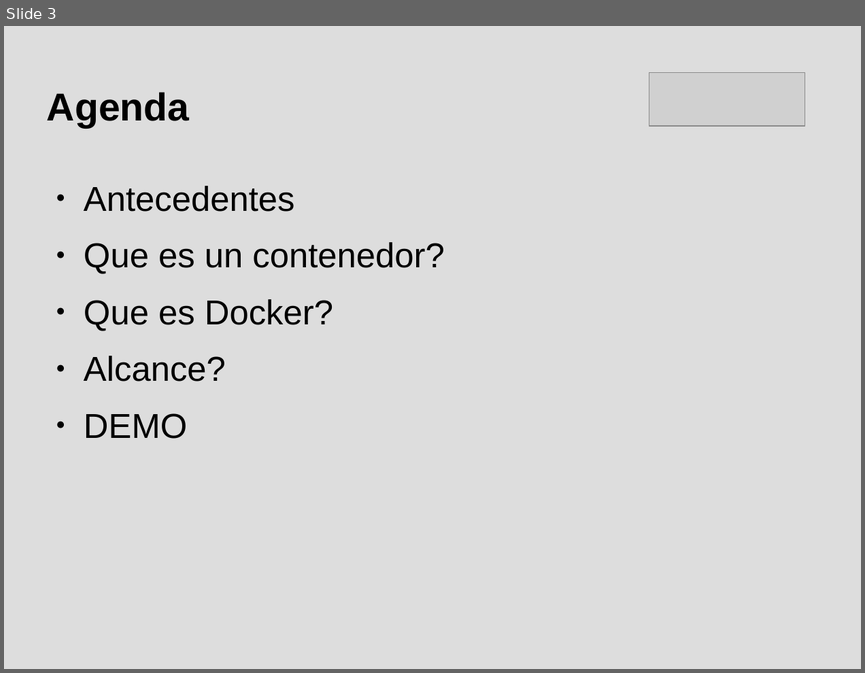
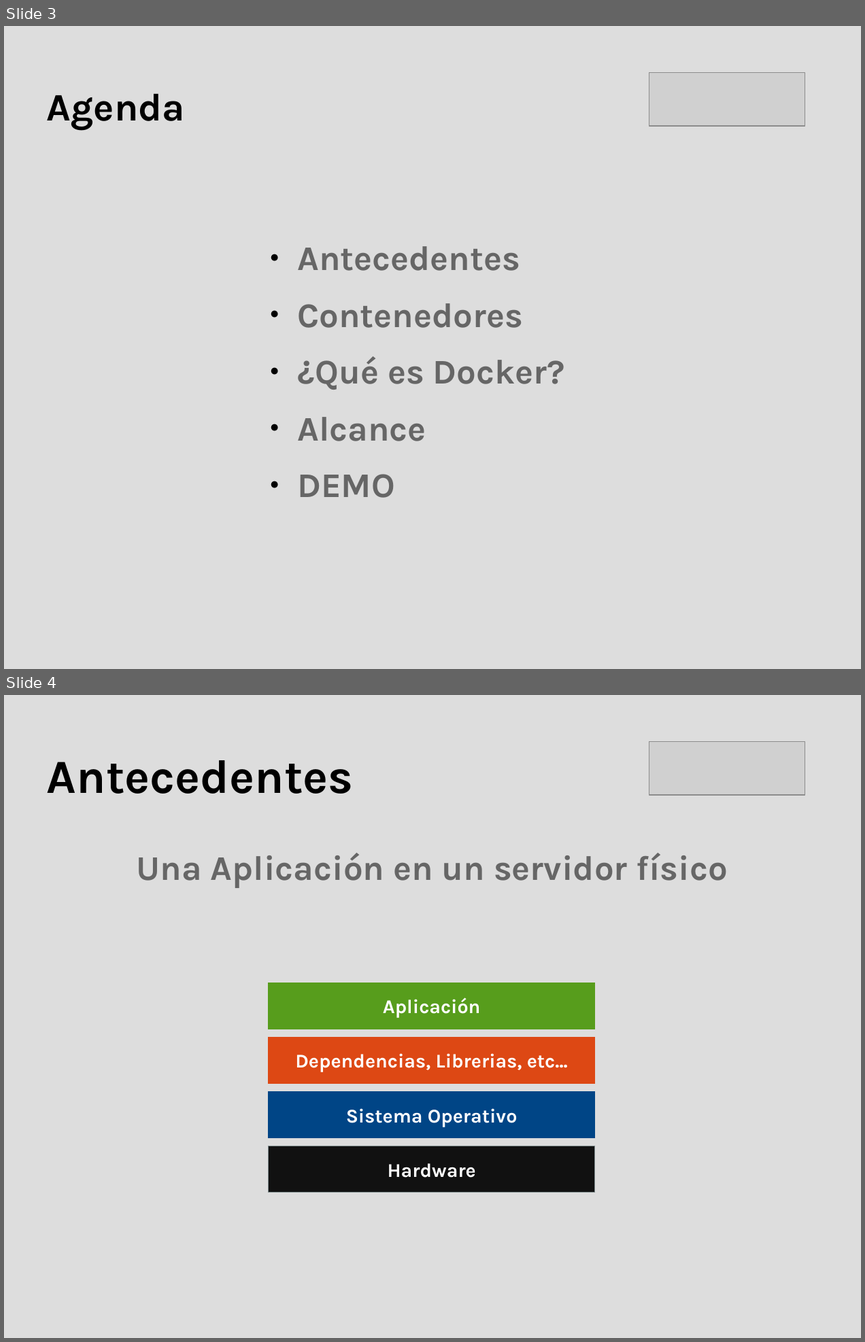
Before and after one commit to hdortiz/docker_rocc2015, a slide deck: presentacion.odp. Shown one above the other, each under a label of ours: slide 3 before the commit, slides 3 and 4 after it. The pictures are 865x673 and 865x1342 pixels, drawn with LibreOffice and Linux fonts; fonts in the diff are those of the drawing; grey boxes stand for pictures. Boxes give left, top, right and bottom in pixels: in the first picture for what was removed or moved away, otherwise in the second. Text is boxed around its words. In the diff, an @@ line names an element or a change of style, - is before the commit and + after.

Commit message:
Se elimno carpeta _MACOSX
Se actualizo presentacion:
	1 - Portada
	2 - Presentacion
	3 - Agenda
	4 - Antecedentes/Un servidor Fisico
	5 - Antecedentes/Problemas Un servidor fisico
	6 - Antecedentes/Virtualizacion
	7 - Antecedentes/Virtualizacion/Beneficios
	8 - Antecedentes/Virtualizacion/Limites
	9 - Contenedores
	10- Contenedores/Diagrama
	11- Contenedores/Beneficios

```diff
--- a/presentacion.odp
+++ b/presentacion.odp
@@ slide 4 added at (4,695,861,1338), background #DDDDDD @@
@@ picture added at (649,742,805,795) @@
@@ title added at (47,760,354,794), 44 pt, text #000000, bold @@
+Antecedentes
@@ text added at (137,853,728,888), 32 pt, text #666666, bold @@
+Una Aplicación en un servidor físico
@@ rectangle added at (269,983,595,1030), fill #579D1C, outline #579D1C 0 pt, 18 pt, text #FFFFFF, bold @@
+Aplicación
@@ rectangle added at (269,1037,595,1084), fill #DD4814, outline #DD4814 0 pt, 18 pt, text #FFFFFF, bold @@
+Dependencias, Librerias, etc...
@@ rectangle added at (269,1091,595,1138), fill #004586, outline #004586 0 pt, 18 pt, text #FFFFFF, bold @@
+Sistema Operativo
@@ rectangle added at (269,1146,595,1193), fill #111111, outline #7F8C8D 0 pt, 18 pt, text #FFFFFF, bold @@
+Hardware
@@ slide 3 changed as well @@
@@ title "Agenda" at (47,93,185,131): font Arial to Karla @@
@@ text "Antecedentes": place and size @@
-text "Antecedentes" at (84,186,444,439)
+text "Antecedentes" at (297,246,565,498)
@@ text at (297,246,520,498): font Arial to Karla, text colour #000000 to #666666, bold on in "Antecedentes", "DEMO" @@
@@ text at (297,303,565,441): text changed; font Arial to Karla; text colour #000000 to #666666; bold on @@
-● Que es un contenedor?
-● Que es Docker?
-● Alcance?
+● Contenedores
+● ¿Qué es Docker?
+● Alcance
```
Also in this commit, not shown: 1 other slide changed, 13 other slides added.
